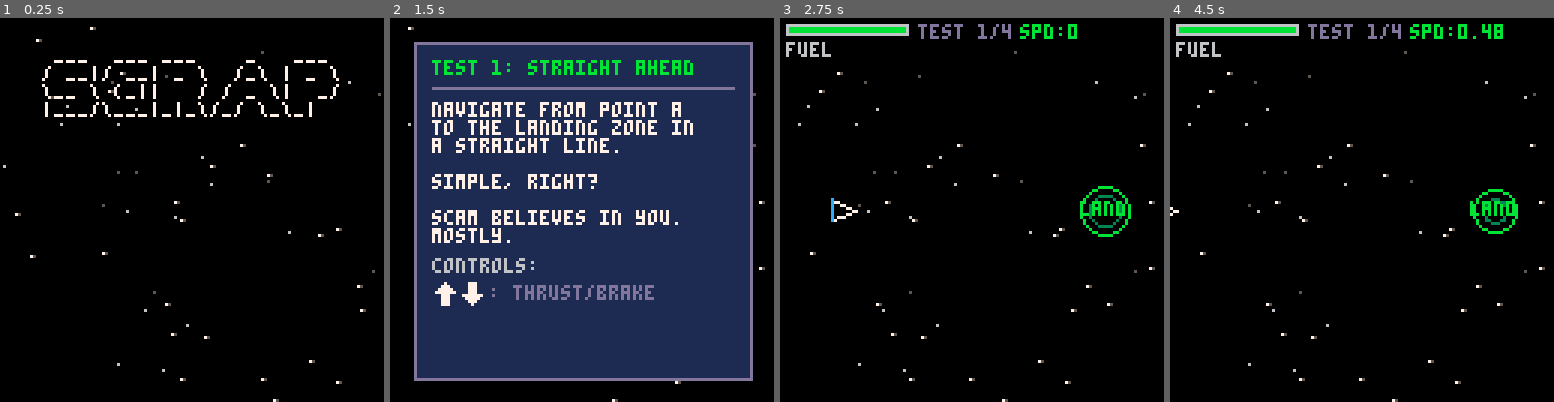
Above: before the commit, frames 1-4 (left to right).
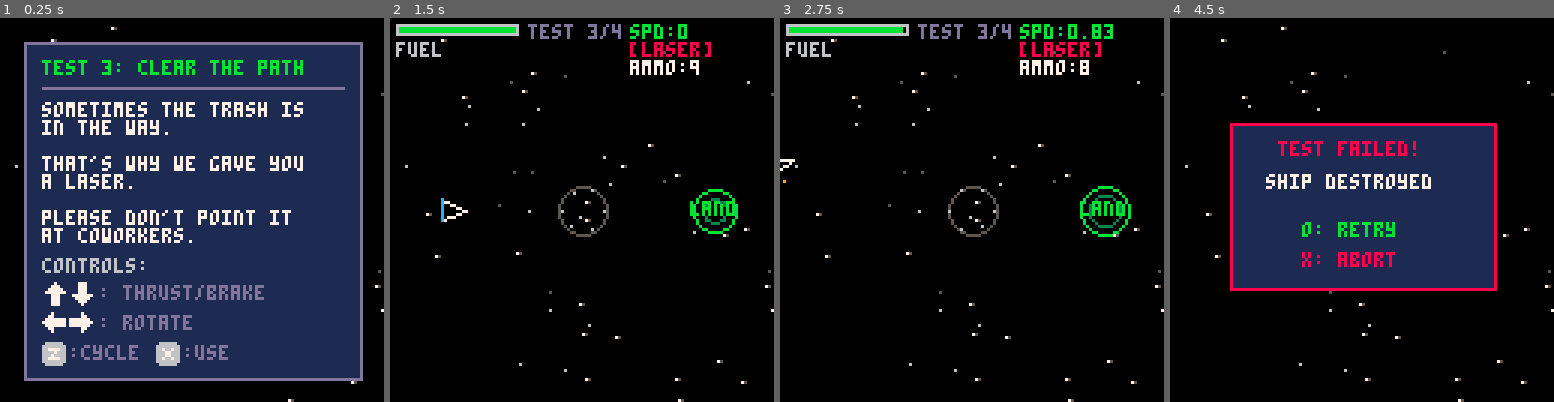
Above: after the commit, the same moments.

Repository: Dhebug/S.C.R.A.P.
Game: PICO-8 cartridge scrap.p8
Same seed, same stepped clock (60 frames per second), same inputs: the game is played once before the commit and once after it.
Inputs:
- Up to frame 1 (0.25 s): no input
- Up to frame 2 (1.5 s): tap X (X key) at 0.33, 1.07 s; tap O (Z key) at 0.7 s
- Up to frame 3 (2.75 s): hold Right 1.6-2.1 s; tap O (Z key) at 1.7, 2.1, 2.5 s; tap X (X key) at 1.85 s; hold Up 2.15-2.42 s; hold Right from 2.47 s (still down)
- Up to frame 4 (4.5 s): tap O (Z key) every 0.4 s from 2.9 to 4.1 s; tap X (X key) at 2.97, 4.08 s; release Right at 3.03 s; hold Left 3.08-3.58 s; hold Down 3.63-3.97 s; hold Right from 4.02 s (still down)

The runs differ from the first frame. In frame 1, 78% of the frame differs, in the area x 0-100%, y 2-100%; in frame 2, 80%, in the area x 1-100%, y 1-100%; in frame 3, 2.3%; in frame 4, 33%.

Commit message:
The Z and X buttons are now pretty.

Diff:
--- a/scrap.p8
+++ b/scrap.p8
@@ -749,6 +749,8 @@
  star_dir=reverse_rot and 0 or 1
  state=st_intro
  intro_timer=0
+ --cheat: uncomment to skip to a level
+ state=st_brief lvl=3
 end
 
 prev_state=-1
@@ -1153,148 +1155,148 @@
 end
 
 __gfx__
-00007000000777000007000000007000777777707777777000000000000000000000000000000000000000000000000000000000000000000000000000000000
-00077700000777000077000000007700700000707000007000000000000000000000000000000000000000000000000000000000000000000000000000000000
-00777770000777000777777777777770700770707070007000000000000000000000000000000000000000000000000000000000000000000000000000000000
-07777777000777007777777777777777700700707007007000000000000000000000000000000000000000000000000000000000000000000000000000000000
-00077700077777770777777777777770707000707070007000000000000000000000000000000000000000000000000000000000000000000000000000000000
-00077700007777700077000000007700770000707000007000000000000000000000000000000000000000000000000000000000000000000000000000000000
-00077700000777000007000000007000777777707777777000000000000000000000000000000000000000000000000000000000000000000000000000000000
-00077700000070000000000000000000000000000000000000000000000000000000000000000000000000000000000000000000000000000000000000000000
-…(137 lines of a section not shown)…
+00007000000777000007000000007000066666600666666000000000000000000000000000000000000000000000000000000000000000000000000000000000
+00077700000777000077000000007700666666666666666600000000000000000000000000000000000000000000000000000000000000000000000000000000
+00777770000777000777777777777770667777666676676600000000000000000000000000000000000000000000000000000000000000000000000000000000
+07777777000777007777777777777777666676666667766600000000000000000000000000000000000000000000000000000000000000000000000000000000
+00077700077777770777777777777770666766666667766600000000000000000000000000000000000000000000000000000000000000000000000000000000
+00077700007777700077000000007700667777666676676600000000000000000000000000000000000000000000000000000000000000000000000000000000
+00077700000777000007000000007000666666666666666600000000000000000000000000000000000000000000000000000000000000000000000000000000
+00077700000070000000000000000000066666600666666000000000000000000000000000000000000000000000000000000000000000000000000000000000
+…(137 lines of a section not shown)…
